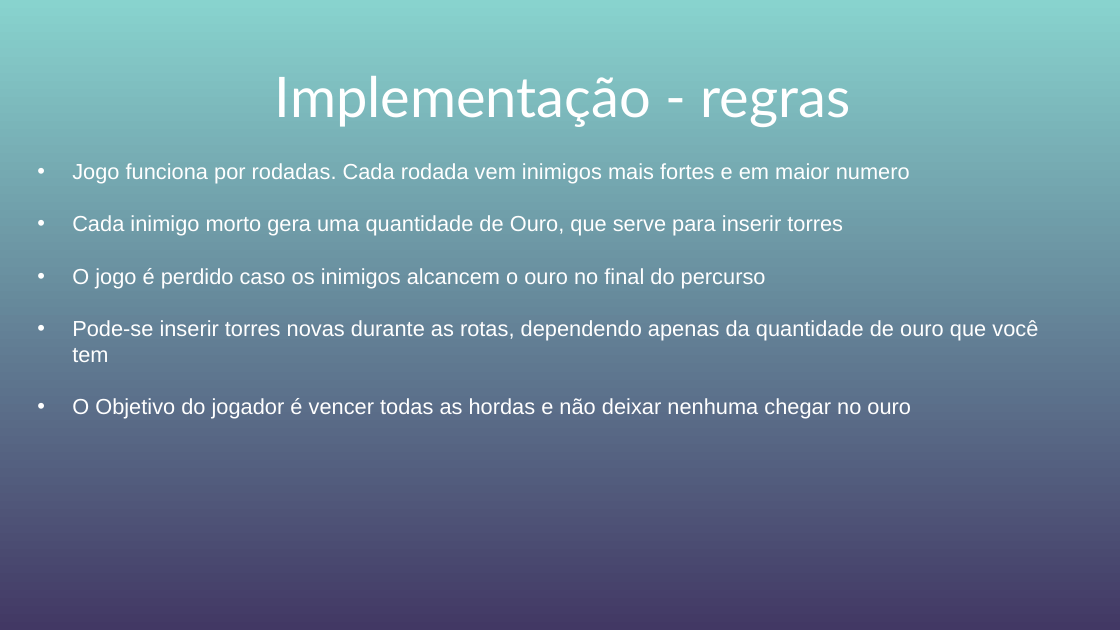
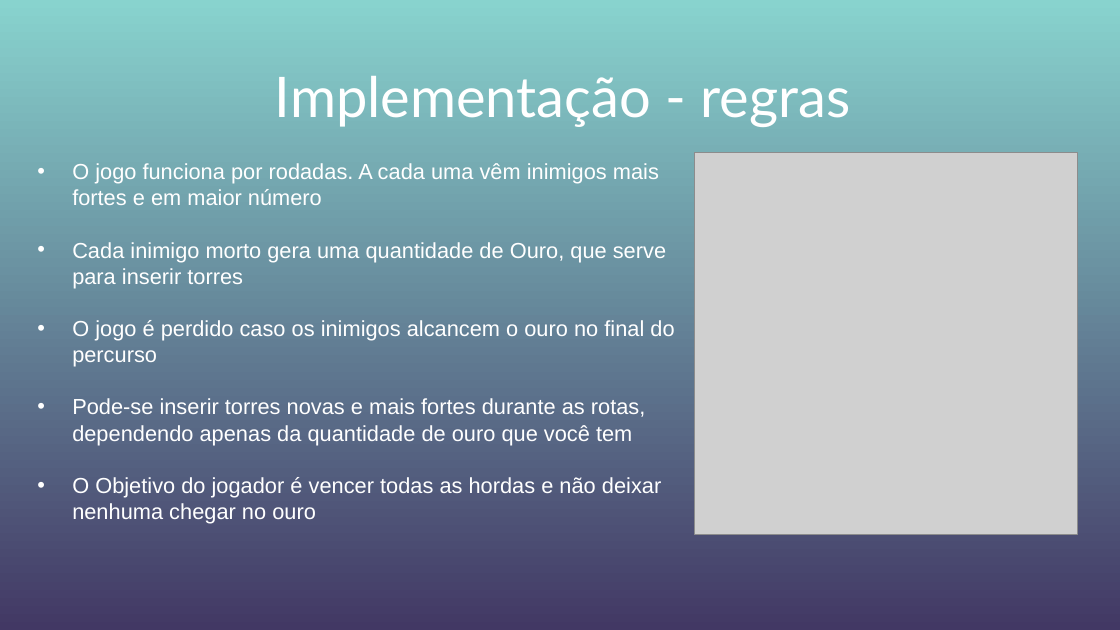
Before and after one commit to Grupo-Gustavo-Rodrigo-lab05/TrabPOO, a slide deck: slide 2 of assets/ApresentaçãoFinal.pptx (slide 12 before the commit). Drawn at 1120x630 pixels with LibreOffice and Linux fonts; fonts in the diff are those of the drawing; grey boxes stand for pictures; background and template pictures are left out. Boxes give left, top, right and bottom in pixels: in the first picture for what was removed or moved away, otherwise in the second. Text is boxed around its words. In the diff, an @@ line names an element or a change of style, - is before the commit and + after.

```diff
--- a/assets/ApresentaçãoFinal.pptx
+++ b/assets/ApresentaçãoFinal.pptx
@@ text at (72,163,659,205): text changed @@
-• Jogo funciona por rodadas. Cada rodada vem inimigos mais fortes e em maior numero
+• O jogo funciona por rodadas. A cada uma vêm inimigos mais fortes e em maior número
@@ picture added at (694,152,1077,535) @@
@@ text at (72,398,645,445): text changed @@
-• Pode-se inserir torres novas durante as rotas, dependendo apenas da quantidade de ouro que você tem
+• Pode-se inserir torres novas e mais fortes durante as rotas, dependendo apenas da quantidade de ouro que você tem
```
Also in this commit, not shown: 9 other slides changed, 1 slide added, 1 slide removed.
